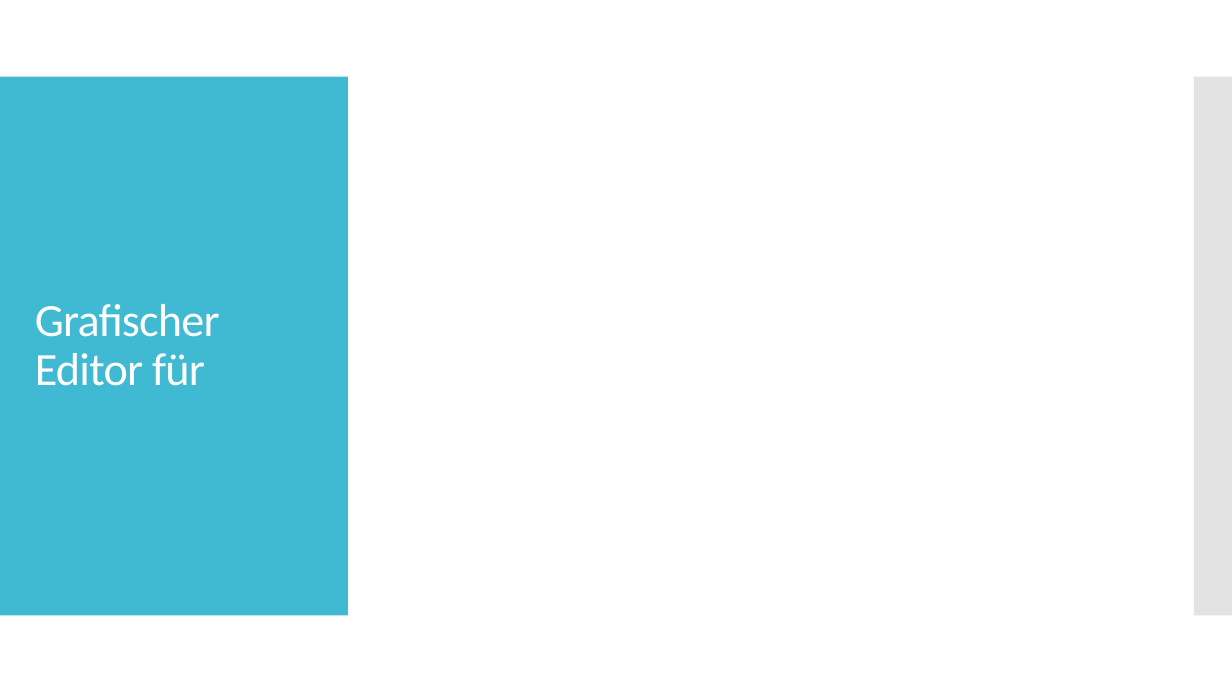
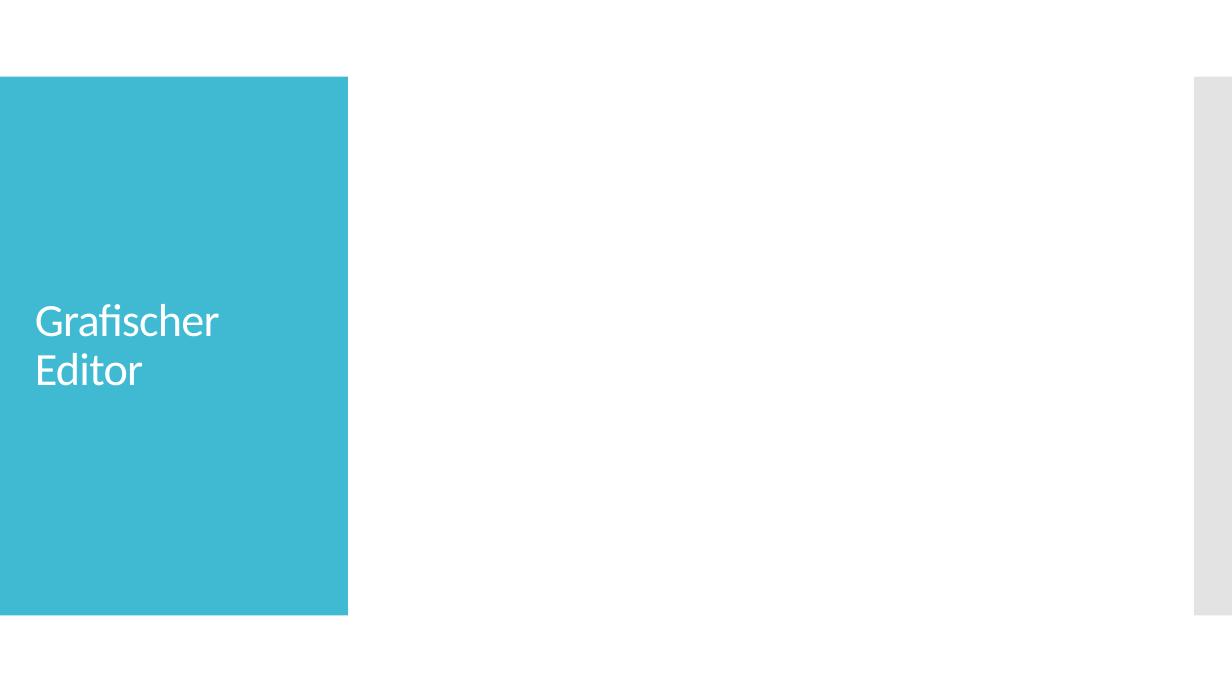
Before and after one commit to SebastianMandl/AEMS, a slide deck: slide 8 of Planung/Praesentationen/Praesentation_Firmentag.pptx (slide 6 before the commit). Drawn at 1232x693 pixels with LibreOffice and Linux fonts; fonts in the diff are those of the drawing. Boxes give left, top, right and bottom in pixels: in the first picture for what was removed or moved away, otherwise in the second. Text is boxed around its words. In the diff, an @@ line names an element or a change of style, - is before the commit and + after.

```diff
--- a/Planung/Praesentationen/Praesentation_Firmentag.pptx
+++ b/Planung/Praesentationen/Praesentation_Firmentag.pptx
@@ title at (x1=35, y1=304, x2=220, y2=386): text changed @@
-Grafischer Editor für
+Grafischer Editor
```
Also in this commit, not shown: 3 other slides changed, 3 slides added, 1 slide removed, 1 other file.
